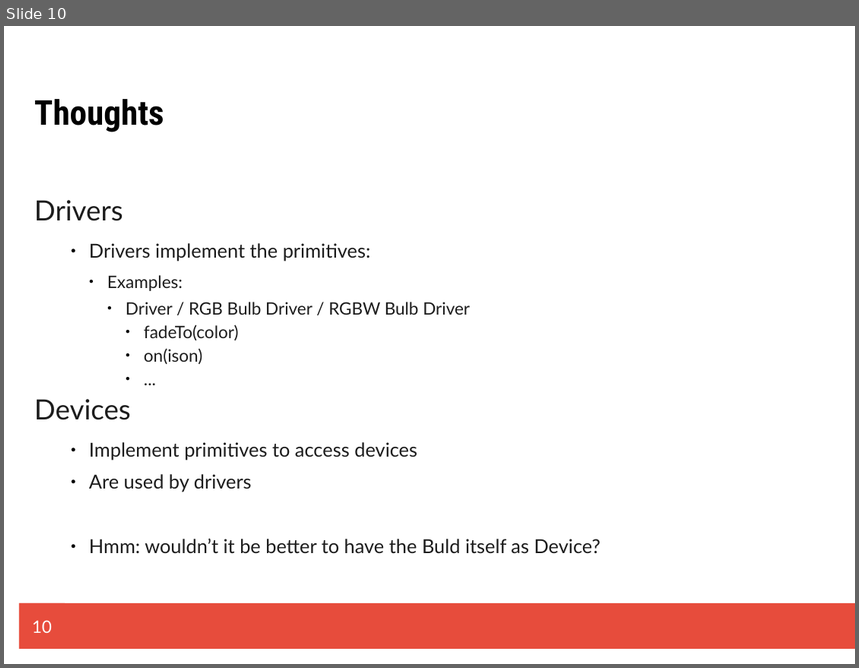
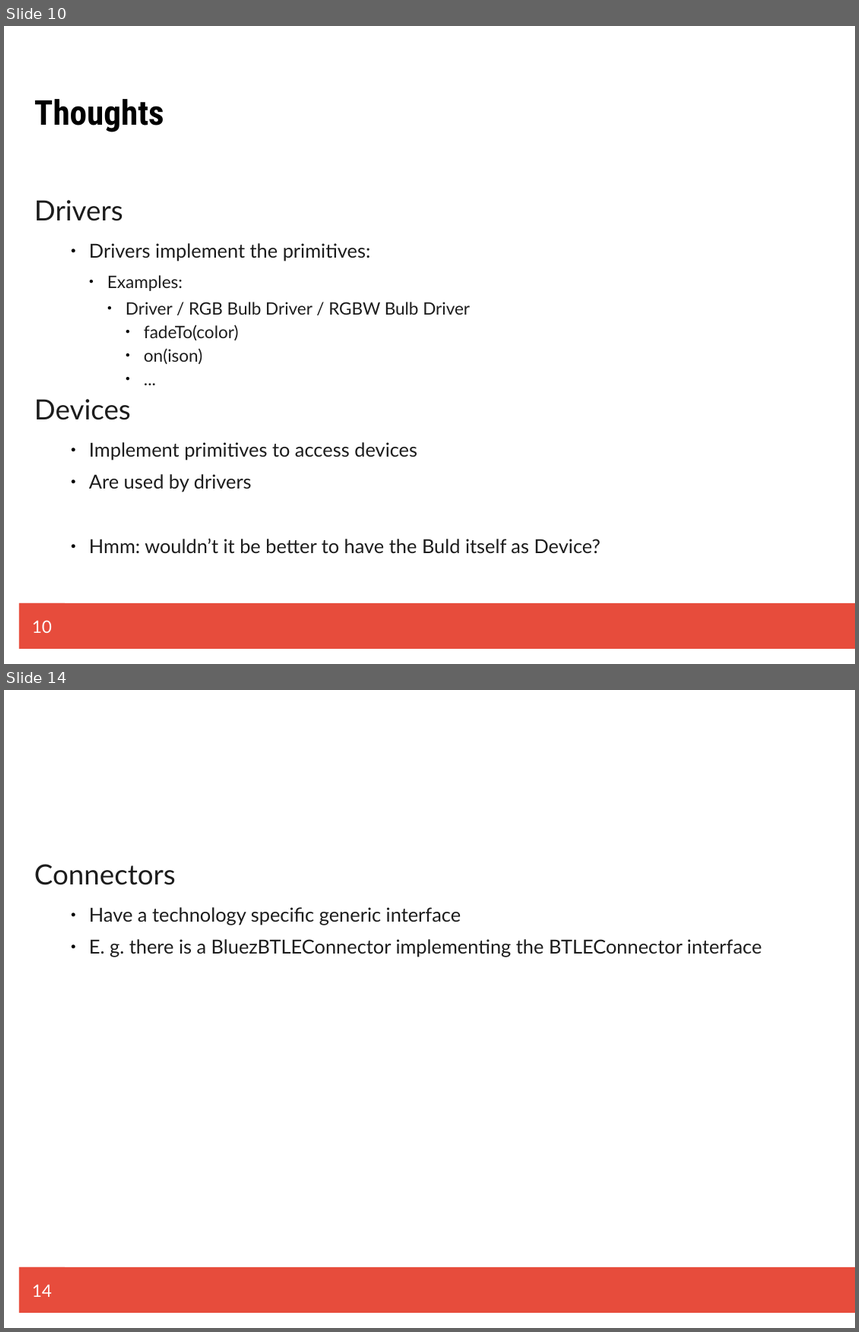
Before and after one commit to m4nue1X/homerunner, a slide deck: resources/Sketchbook.odp. Shown one above the other, each under a label of ours: slide 10 before the commit, slides 10 and 14 after it; the slides between them are not shown. The pictures are 859x668 and 859x1332 pixels, drawn with LibreOffice and Linux fonts; fonts in the diff are those of the drawing. Boxes give left, top, right and bottom in pixels: in the first picture for what was removed or moved away, otherwise in the second. Text is boxed around its words. In the diff, an @@ line names an element or a change of style, - is before the commit and + after.

```diff
--- a/resources/Sketchbook.odp
+++ b/resources/Sketchbook.odp
@@ slide 14 added at [4,690,855,1328], background #FFFFFF; not listed: 1 template element that a slide beside it also shows @@
@@ text added at [34,864,762,958], 18 pt, text #1C1C1C @@
+Connectors
+    ● Have a technology specific generic interface
+    ● E. g. there is a BluezBTLEConnector implementing the BTLEConnector interface
@@ page number added at [19,1268,65,1313], fill #E74C3C, 16 pt, text #FFFFFF @@
+14
```
Also in this commit, not shown: 3 other slides added.
